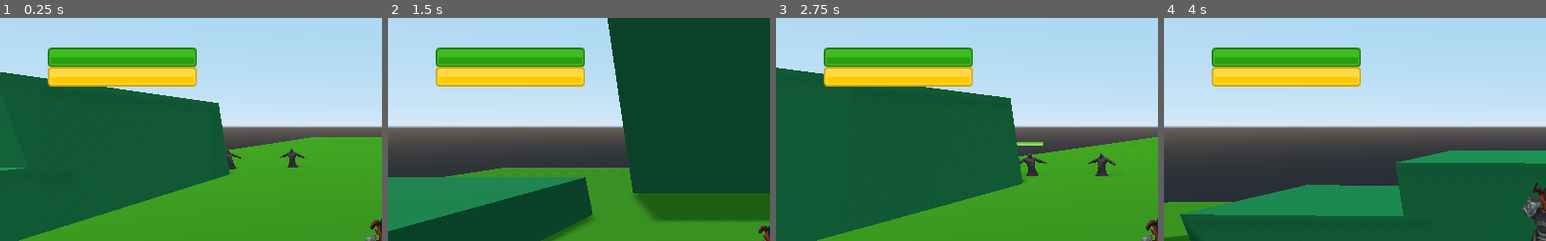
Above: before the commit, frames 1-4 (left to right).
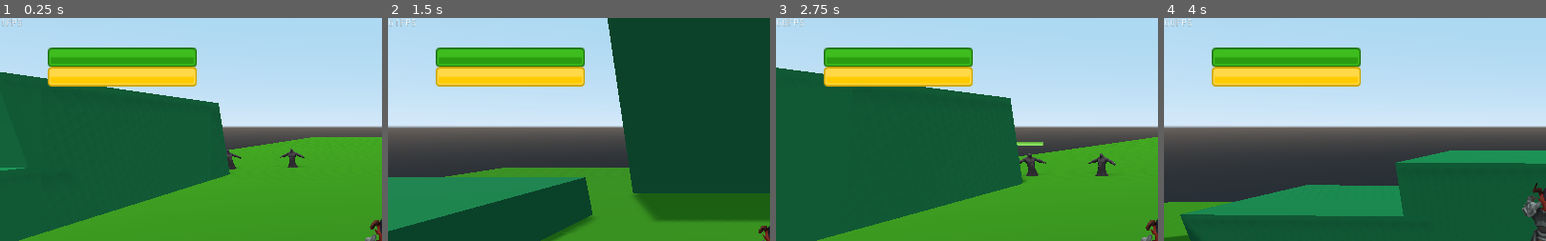
Above: after the commit, the same moments.

Repository: noahkutscher/DungeonGame
Game: Godot game, scene res://Scenes/World.tscn
The game is run twice, just before and just after one commit, with the same random seed, the same clock (stepped at 60 frames per second) and the same inputs.
Inputs (mouse positions are % of the whole screen's width and height, from its top left):
- Up to frame 1 (0.25 s): no input
- Up to frame 2 (1.5 s): tap Enter at 0.5 s; move the mouse to (72, 45) at 0.52 s; hold D (move_right) 0.53-1.28 s; click (72, 45) at 0.6 s; tap Space (jump) at 0.77 s; tap 3 (hk_3) at 0.8, 1.35 s; move the mouse to (30, 55) at 1.27 s; hold S (move_back) from 1.28 s (still down)
- Up to frame 3 (2.75 s): tap Space (jump) at 1.52 s; tap Tab (select_next) at 1.55, 2.1 s; move the mouse to (60, 28) at 2.02 s; release S (move_back) at 2.03 s; hold D (move_right) from 2.03 s (still down); click (60, 28) at 2.3 s
- Up to frame 4 (4 s): move the mouse to (45, 70) at 2.77 s; release D (move_right) at 2.78 s; hold W (move_forward) 2.78-3.53 s; click (45, 70) at 2.85 s; tap Space (jump) at 3.02, 3.77 s; tap 3 (hk_3) at 3.05 s; move the mouse to (80, 65) at 3.52 s; hold A (move_left) from 3.53 s (still down); right-click (80, 65) at 3.6 s; tap Tab (select_next) at 3.8 s
The pictures show only the part of the screen within x 0-50%, y 0-50%; the shares and areas given below are measured in that part.

The runs differ from the first frame. In frame 1, less than 0.1% of the frame differs, in the area x 0-6%, y 0-4%; in frame 2, less than 0.1%; in frame 3, less than 0.1%, in the area x 0-8%, y 0-4%; in frame 4, less than 0.1%.

Commit message:
added buffs and skills

Diff:
--- /dev/null
+++ b/Fighter.gd
@@ -0,0 +1 @@
+extends KinematicBody
--- a/GUI/HUD/Hud.gd
+++ b/GUI/HUD/Hud.gd
@@ -5,11 +5,14 @@
 var timer: float = 0
 
 onready var MessageBox = $MessageBox
+onready var FPSCounter = $FPS
 
 func _ready():
 	MessageBox.hide()
 
 func _process(delta):
+	FPSCounter.text = String(Engine.get_frames_per_second()) + "FPS"
+
 	if timer == 0:
 		return
 
--- a/GUI/HUD/Hud.tscn
+++ b/GUI/HUD/Hud.tscn
@@ -187,3 +187,7 @@
 __meta__ = {
 "_edit_use_anchors_": false
 }
+
+[node name="FPS" type="RichTextLabel" parent="."]
+margin_right = 40.0
+margin_bottom = 40.0
--- a/Player/Player.gd
+++ b/Player/Player.gd
@@ -3,54 +3,52 @@
 class_name Player
 func get_class(): return "Player"
 
+# exports
 export var speed: float = 8
 export var acceleration: float = 15
 export var air_acceleration: float = 5
 export var gravity: float = 0.98
 export var max_terminl_velocity: float = 54
 export var jump_power: float = 20
-
 export var turn_speed: float = 240
 export var meele_range: float = 2
-
 export(float, 0.1, 1) var mouse_sensetivity: float = 0.3
 export(float, -90, 0) var min_pitch: float = -80
 export(float, 0, 90) var max_pitch: float = 80
 
+# movement
 var velocity: Vector3
 var y_velocity: float
-
 var mouse_turning: bool = false
 var mouse_looking: = false
 var target_selection_idx: int = 0
-
 var is_moving: bool = false
 var is_jumping: bool = false
 
+# selection
 var just_selected: bool = false
-
 var target: Target = null setget setTarget
-
+var cast_target: Target = null
+
+# status
+var maxHP = 100
+onready var hp = maxHP
+var maxEnergy = 100
+onready var energy = maxEnergy
+var buff_list: Array = []
+
+# actions
 var auto_attack_cooldown: float = 2
 var current_auto_attack_cooldown: float = 0
 var attacking: bool = false
-
 var casting: bool = false
 var current_cast: Skill = null
-var cast_target: Target = null
 var cast_timer: float = 0
 onready var heal_spell: Skill = load("res://Resources/Skills/heal.tres")
 onready var damage_spell: Skill = load("res://Resources/Skills/damage.tres")
-
-var maxHP = 100
-onready var hp = maxHP
-
-var maxEnergy = 100
-onready var energy = maxEnergy
-
-
-################### NODES #######################
-
+onready var hot: Buff = load("res://Resources/Buffs/hot.tres")
+
+# nodes
 onready var camera_pivot = $CameraPivot
 onready var camera_boom = $CameraPivot/CameraBoom
 onready var camera = $CameraPivot/CameraBoom/Camera
@@ -91,6 +89,7 @@
 
 func _process(delta):
 	handle_resource_regen(delta)
+	handle_effects(delta)
 
 	handle_action()
 	handle_cast(delta)
@@ -100,6 +99,10 @@
 func _physics_process(delta):
 	handle_movement(delta)
 	animation_handler.handle_animation(self)
+
+###############################
+########## Handler ############
+###############################
 
 func handle_movement(delta):
 
@@ -214,20 +217,8 @@
 	if not target == null and attacking:
 		auto_attack(delta)
 
-func auto_attack(delta):
-	current_auto_attack_cooldown += delta
-	if current_auto_attack_cooldown > auto_attack_cooldown:
-		if(translation - target.translation).length() < meele_range:
-			animation_handler.playAttackAnimaiton("Hexblade_Base-loop")
-			target.handle_hit(25, "physical")
-			current_auto_attack_cooldown = 0
-		else:
-			animation_handler.cancelAttackAnimation()
-			current_auto_attack_cooldown = 0
-			hud.display_message("Out of Range")
-
 func handle_resource_regen(delta):
-	energy = clamp(energy + delta * 10, 0, maxEnergy)
+	energy = clamp(energy + delta * 2, 0, maxEnergy)
 	energy_bar.value = energy
 
 func handle_hit(dmg, dmg_type):
@@ -235,6 +226,18 @@
 		return
 	hp = clamp(hp - dmg, 0, maxHP)
 	hp_bar.value = hp
+
+func handle_effects(delta):
+	if len(buff_list) == 0:
+		return
+
+	for i in len(buff_list):
+		var buff = buff_list[i]
+		buff[1] += delta
+		if buff[0].duration <= buff[1]:
+			buff_list.remove(i)
+			print("Removed Buff ", buff[0].name)
+			return
 
 
 ###############################
@@ -267,6 +270,18 @@
 ########## CASTING ############
 ###############################
 
+func auto_attack(delta):
+	current_auto_attack_cooldown += delta
+	if current_auto_attack_cooldown > auto_attack_cooldown:
+		if(translation - target.translation).length() < meele_range:
+			animation_handler.playAttackAnimaiton("Hexblade_Base-loop")
+			target.handle_hit(25, "physical", self)
+			current_auto_attack_cooldown = 0
+		else:
+			animation_handler.cancelAttackAnimation()
+			current_auto_attack_cooldown = 0
+			hud.display_message("Out of Range")
+
 func start_cast(spell: Skill):
 	if energy < spell.mana_cost:
 		hud.display_message("Not Enough Mana")
@@ -285,18 +300,18 @@
 	current_cast= spell
 	casting = true
 
-
 func finish_cast():
 	cast_bar.hide()
 	cast_timer = 0
 	casting = false
 
 	if current_cast.hostile == true:
-		cast_target.handle_hit(current_cast.base_damage, "magical")
+		cast_target.handle_hit(current_cast.base_damage, "magical", self)
 		cast_target == null
 	else:
 		hp = clamp(hp + current_cast.base_damage , 0, maxHP)
 		hp_bar.value = hp
+		buff_list.append([hot, 0])
 
 func interrupt_cast():
 	cast_bar.hide()
--- /dev/null
+++ b/Resources/Buffs/Buffs.gd
@@ -0,0 +1,7 @@
+extends Resource
+
+class_name Buff
+
+export var name: String = "Buff"
+
+export var duration: float = 0.0
--- /dev/null
+++ b/Resources/Buffs/hot.tres
@@ -0,0 +1,8 @@
+[gd_resource type="Resource" load_steps=2 format=2]
+
+[ext_resource path="res://Resources/Buffs/Buffs.gd" type="Script" id=1]
+
+[resource]
+script = ExtResource( 1 )
+name = "Hot"
+duration = 4.0
--- a/Resources/Skills/Skill.gd
+++ b/Resources/Skills/Skill.gd
@@ -5,6 +5,7 @@
 export var skill_name: String = "Skill"
 
 export var mana_cost: int
+export var target_range: float
 export var cast_time: float
 export var hostile: bool
 
--- a/Resources/Skills/damage.tres
+++ b/Resources/Skills/damage.tres
@@ -6,6 +6,7 @@
 script = ExtResource( 1 )
 skill_name = "Damage"
 mana_cost = 50
+target_range = 15.0
 cast_time = 2.0
 hostile = true
 base_damage = 20
--- a/Resources/Skills/heal.tres
+++ b/Resources/Skills/heal.tres
@@ -6,6 +6,7 @@
 script = ExtResource( 1 )
 skill_name = "Heal"
 mana_cost = 15
+target_range = 15.0
 cast_time = 1.5
 hostile = false
 base_damage = 10
--- a/Target/Enemy.gd
+++ b/Target/Enemy.gd
@@ -12,6 +12,8 @@
 var direction: Vector3
 var meele_range: float = 2
 
+var threat: Dictionary = {}
+
 export var speed: float = 5
 export var acceleration: float = 10
 export var gravity: float = 0.98
@@ -20,9 +22,23 @@
 var auto_attack_cooldown: float = 2
 var current_auto_attach_cooldown: float = 0
 
+func _process(delta):
+	handle_threat()
+	handleAttack(delta)
+
 func _physics_process(delta):
-	handleAttack(delta)
 	handle_movement(delta)
+
+func handle_threat():
+	if len(threat.keys()) == 0:
+		return
+
+	for i in threat.keys():
+		if target == null:
+			target = i
+
+		if threat[i] > threat[target]:
+			target = i
 
 func handle_movement(delta):
 	if target == null:
@@ -50,16 +66,28 @@
 		else:
 			current_auto_attach_cooldown = 0
 
+func handle_hit(dmg, dmg_type, source_entity):
+	if dmg_type == "none":
+		return
+	hp -= dmg
+	hp_bar.value = hp
+
+	threat[source_entity] = 1
+
+	if hp <= 0:
+		die()
+
 func handleAttack(delta):
 	if target != null:
 		auto_attack(delta)
 
 func setTarget(player: Player):
-	target = player
+	threat = {}
+	threat[player] = 1
 
 func _on_FOV_body_entered(body):
 	if body.get_class() == "Player":
-		target = body
+		threat[body] = 1
 
 
 func _on_MouseSelectionArea_input_event(camera, _event, _click_position, _click_normal, _shape_idx):
--- a/Target/Target.gd
+++ b/Target/Target.gd
@@ -26,7 +26,7 @@
 	queue_free()
 
 
-func handle_hit(dmg, dmg_type):
+func handle_hit(dmg, dmg_type, source_entity):
 	if dmg_type == "none":
 		return
 	hp -= dmg
--- a/project.godot
+++ b/project.godot
@@ -9,6 +9,11 @@
 config_version=4
 
 _global_script_classes=[ {
+"base": "Resource",
+"class": "Buff",
+"language": "GDScript",
+"path": "res://Resources/Buffs/Buffs.gd"
+}, {
 "base": "Target",
 "class": "Enemy",
 "language": "GDScript",
@@ -35,6 +40,7 @@
 "path": "res://Target/Target.gd"
 } ]
 _global_script_class_icons={
+"Buff": "",
 "Enemy": "",
 "Hud": "",
 "Player": "",
